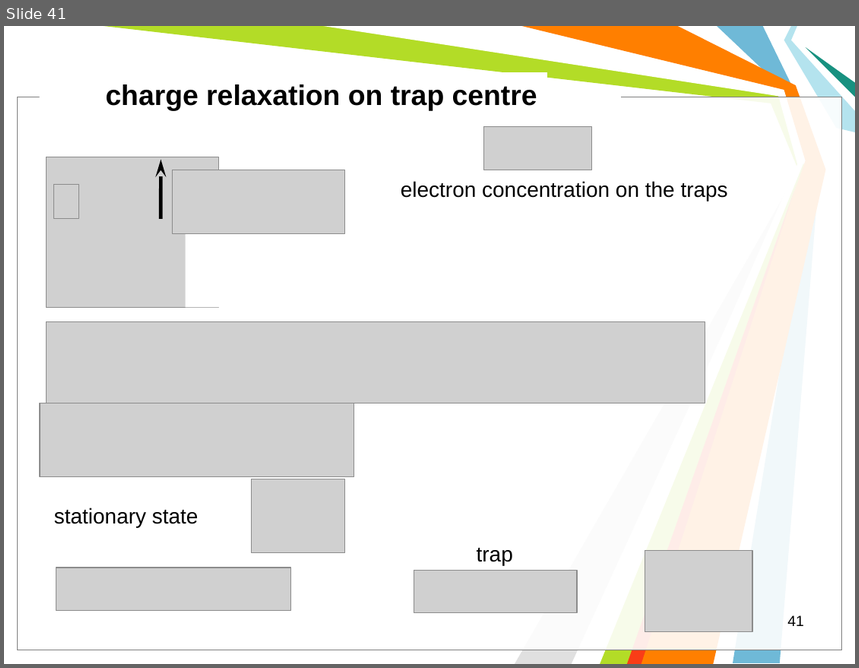
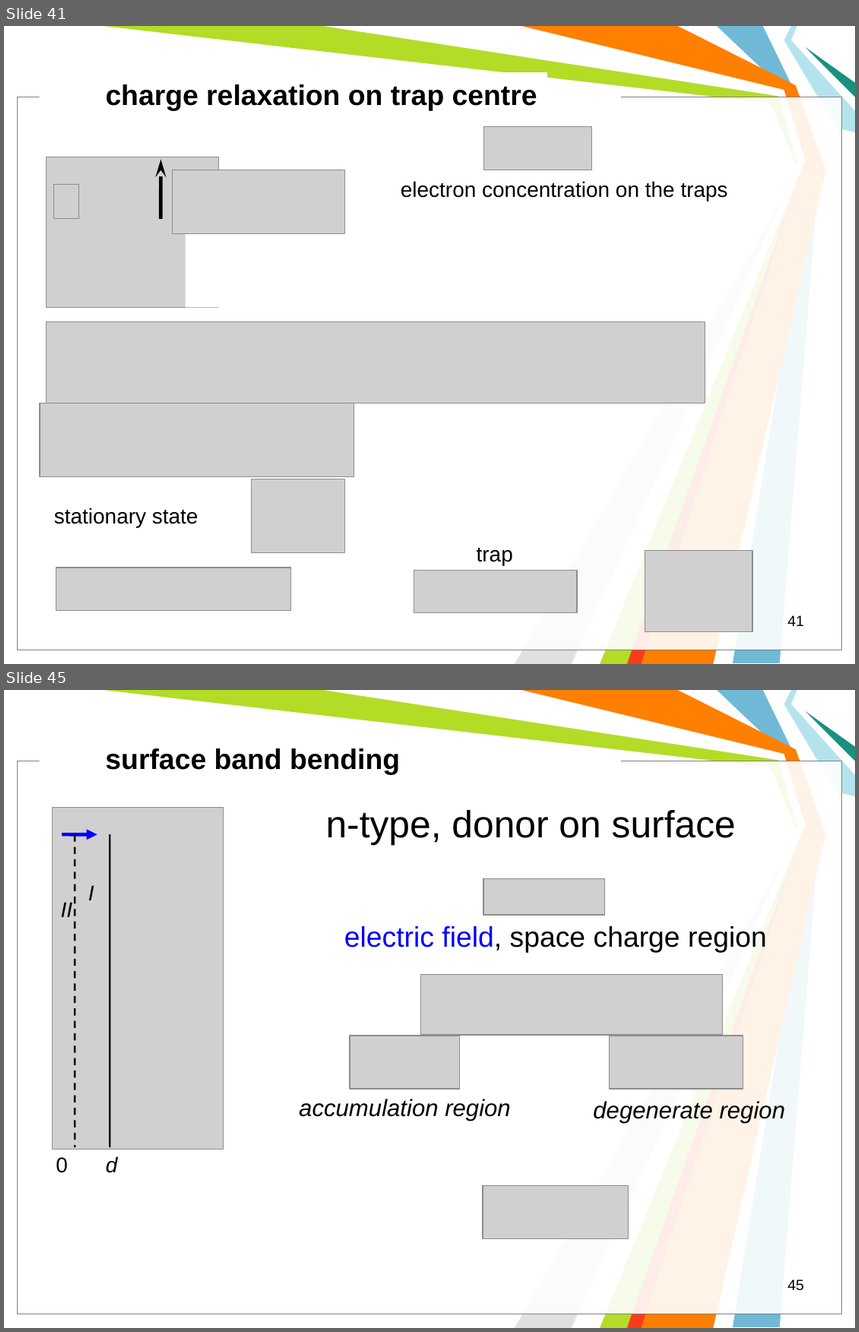
Before and after one commit to l432/NMK, a slide deck: Lecture/Photovoltaics/Photovoltaics2.ppt. Shown one above the other, each under a label of ours: slide 41 before the commit, slides 41 and 45 after it; the slides between them are not shown. The pictures are 859x668 and 859x1332 pixels, drawn with LibreOffice and Linux fonts; fonts in the diff are those of the drawing; grey boxes stand for pictures; background and template pictures are left out. Boxes give left, top, right and bottom in pixels: in the first picture for what was removed or moved away, otherwise in the second. Text is boxed around its words. In the diff, an @@ line names an element or a change of style, - is before the commit and + after.

```diff
--- a/Lecture/Photovoltaics/Photovoltaics2.ppt
+++ b/Lecture/Photovoltaics/Photovoltaics2.ppt
@@ slide 45 added at (x1=4, y1=690, x2=855, y2=1328), background #FFFFFF; not listed: 11 template elements that a slide beside it also shows @@
@@ text added at (x1=105, y1=749, x2=400, y2=774), 24 pt, text #000000, bold @@
+surface band bending
@@ picture added at (x1=53, y1=808, x2=224, y2=1150) @@
@@ text added at (x1=326, y1=810, x2=736, y2=845), 32 pt, text #000000 @@
+n-type, donor on surface
@@ arrow added from (62, 834) to (97, 834), #0000FF 3 pt @@
@@ line added from (75, 834) to (75, 1148), #000000 1.5 pt dashed @@
@@ line added from (110, 834) to (110, 1148), #000000 1.5 pt @@
@@ text added at (x1=88, y1=885, x2=94, y2=901), 18 pt, text #000000, italic @@
+I
@@ picture added at (x1=484, y1=879, x2=604, y2=915) @@
@@ text added at (x1=61, y1=902, x2=73, y2=917), 18 pt, text #000000, italic @@
+II
@@ text added at (x1=344, y1=926, x2=767, y2=952), 24 pt, text #000000 @@
+electric field, space charge region
@@ picture added at (x1=421, y1=975, x2=723, y2=1036) @@
@@ picture added at (x1=350, y1=1036, x2=459, y2=1088) @@
@@ picture added at (x1=609, y1=1036, x2=743, y2=1088) @@
@@ text added at (x1=299, y1=1099, x2=511, y2=1122), 20 pt, text #000000, italic @@
+accumulation region
@@ text added at (x1=593, y1=1101, x2=786, y2=1123), 20 pt, text #000000, italic @@
+degenerate region
@@ text added at (x1=56, y1=1157, x2=68, y2=1173), 18 pt, text #000000 @@
+0
@@ text added at (x1=106, y1=1157, x2=118, y2=1173), 18 pt, text #000000, italic @@
+d
@@ picture added at (x1=484, y1=1186, x2=629, y2=1240) @@
@@ page number added at (x1=788, y1=1280, x2=804, y2=1291), 12.5 pt, text #000000 @@
+45
```
Also in this commit, not shown: 13 other slides added, 1 slide removed.
